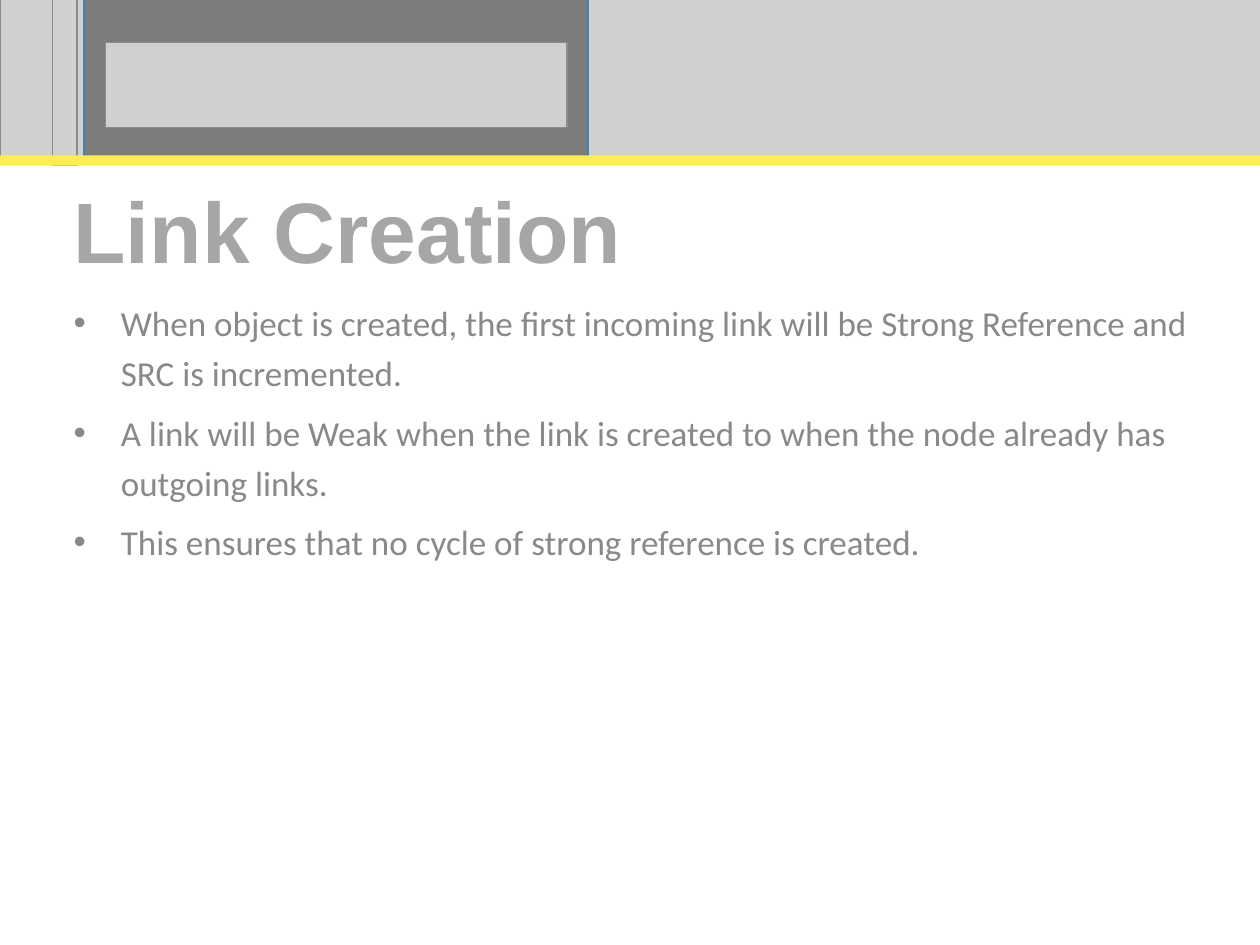
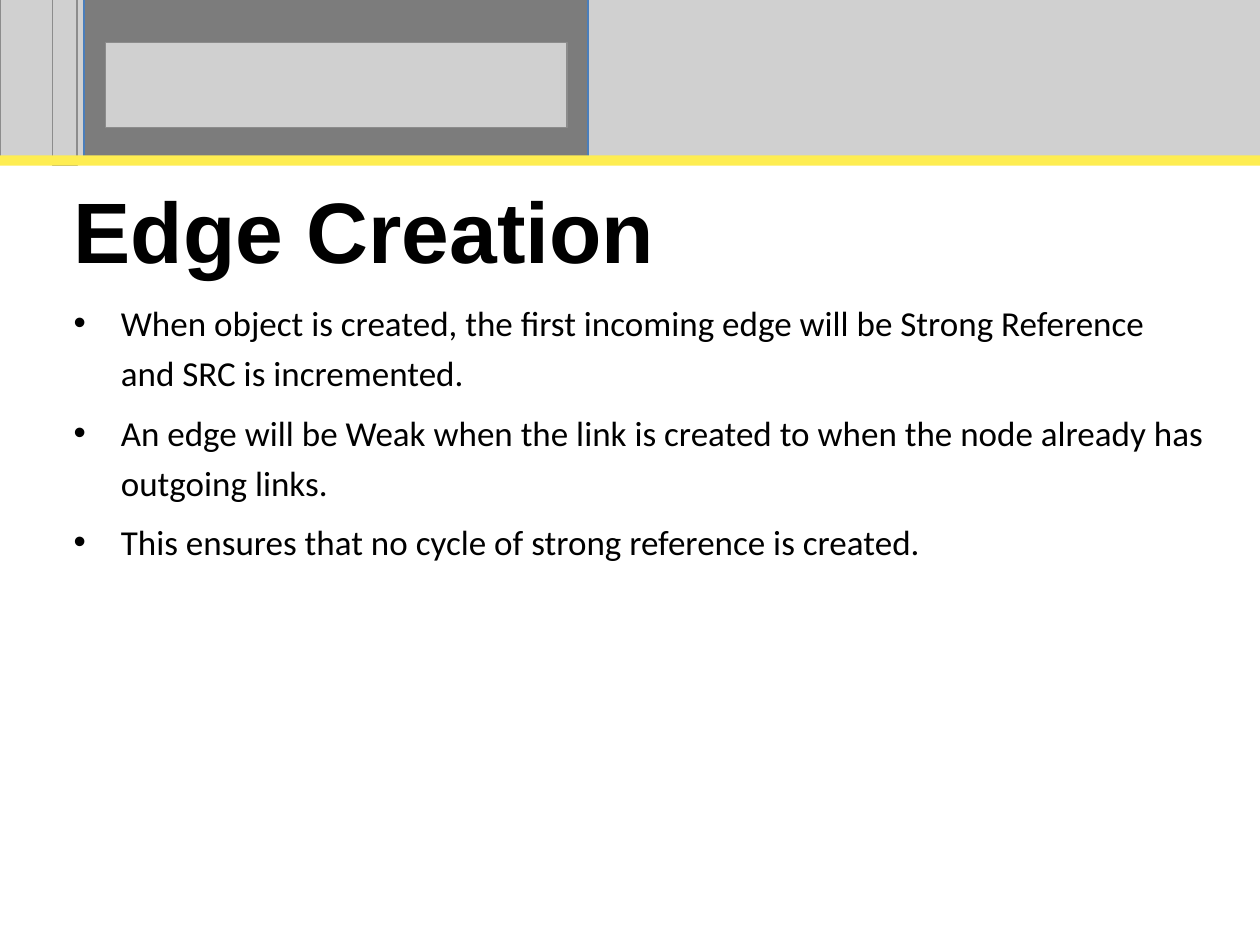
Before and after one commit to perpetualcoder/thesis, a slide deck: slide 34 of thesisppt/defense.ppt. Drawn at 1260x945 pixels with LibreOffice and Linux fonts; fonts in the diff are those of the drawing; grey boxes stand for pictures. Boxes give left, top, right and bottom in pixels: in the first picture for what was removed or moved away, otherwise in the second. Text is boxed around its words. In the diff, an @@ line names an element or a change of style, - is before the commit and + after.

```diff
--- a/thesisppt/defense.ppt
+++ b/thesisppt/defense.ppt
@@ title at [74,201,654,279]: text changed; text colour #A6A6A6 to #000000 @@
-Link Creation
+Edge Creation
@@ subtitle at [121,311,1203,502]: text changed; text colour #898989 to #000000 @@
-• When object is created, the first incoming link will be Strong Reference and SRC is incremented.
-• A link will be Weak when the link is created to when the node already has outgoing links.
+• When object is created, the first incoming edge will be Strong Reference and SRC is incremented.
+• An edge will be Weak when the link is created to when the node already has outgoing links.
@@ subtitle at [121,530,920,561]: text colour #898989 to #000000 in "This ensures that no cycle of strong ..."; bullet colour #898989 to #000000 @@
```
Also in this commit, not shown: 20 other slides changed, 3 slides added, 4 slides removed, 8 other files.
